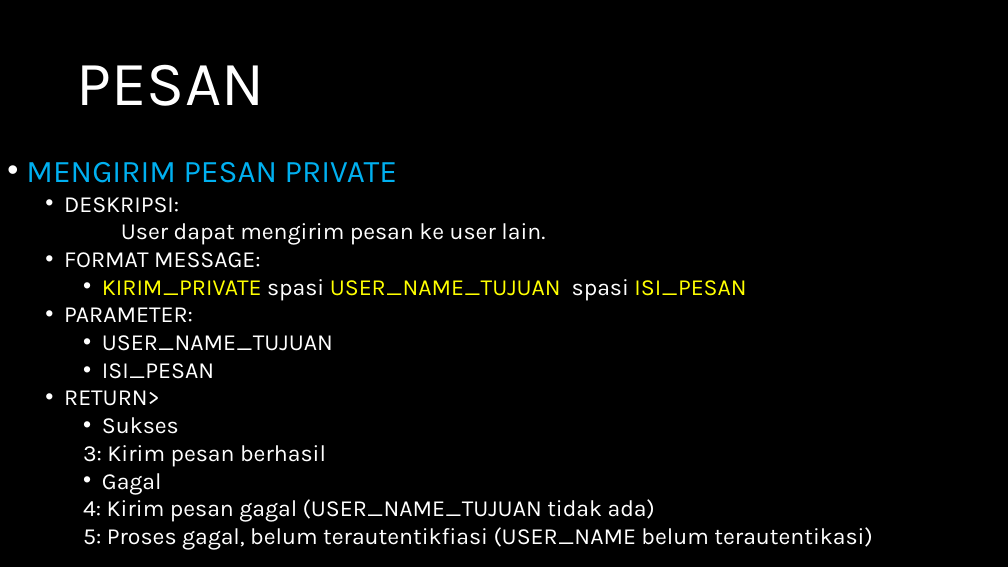
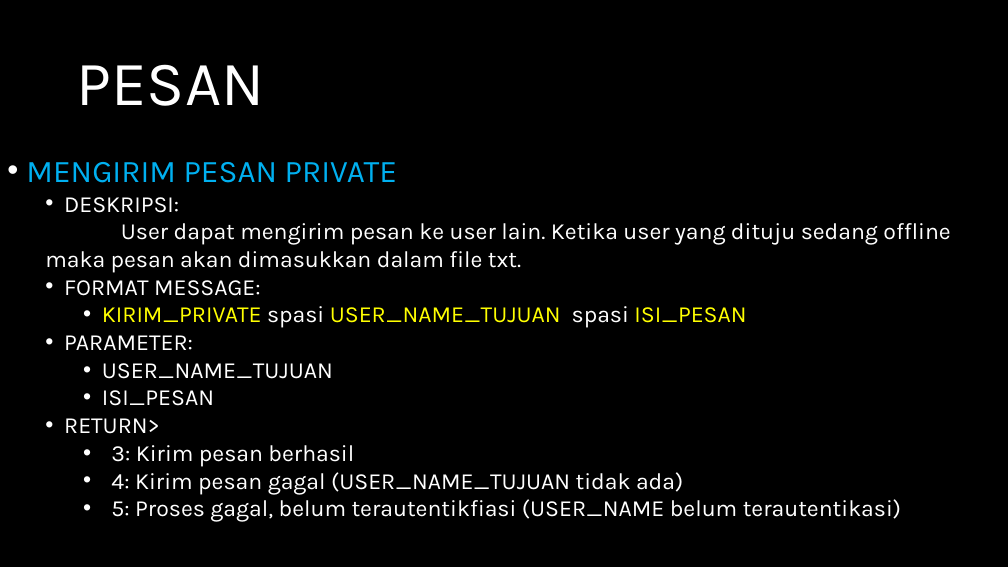
Before and after one commit to jeffrynasri/Kuliah-Progjar-E, a slide deck: slide 6 of TUGAS2_CHATSERVER/DRAFT-CHAT-SERVER.pptx. Drawn at 1008x567 pixels with LibreOffice and Linux fonts; fonts in the diff are those of the drawing. Boxes give left, top, right and bottom in pixels: in the first picture for what was removed or moved away, otherwise in the second. Text is boxed around its words. In the diff, an @@ line names an element or a change of style, - is before the commit and + after.

```diff
--- a/TUGAS2_CHATSERVER/DRAFT-CHAT-SERVER.pptx
+++ b/TUGAS2_CHATSERVER/DRAFT-CHAT-SERVER.pptx
@@ text at (x1=45, y1=223, x2=950, y2=273): text changed @@
-  User dapat mengirim pesan ke user lain.
+  User dapat mengirim pesan ke user lain. Ketika user yang dituju sedang offline maka pesan akan dimasukkan dalam file txt.
@@ text at (x1=102, y1=417, x2=179, y2=434): paragraph removed @@
-    • Sukses
@@ text at (x1=111, y1=445, x2=901, y2=522): bullet none to • @@
@@ text at (x1=102, y1=473, x2=162, y2=494): paragraph removed @@
-    • Gagal
```
Also in this commit, not shown: 12 other slides changed.
